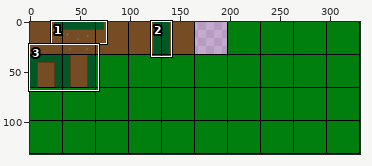
Sprite sheet -- src/assets/textures/Making Textures.png. Above: a wide view before the commit, with the close-up outlined.
Close-up. The starting point:
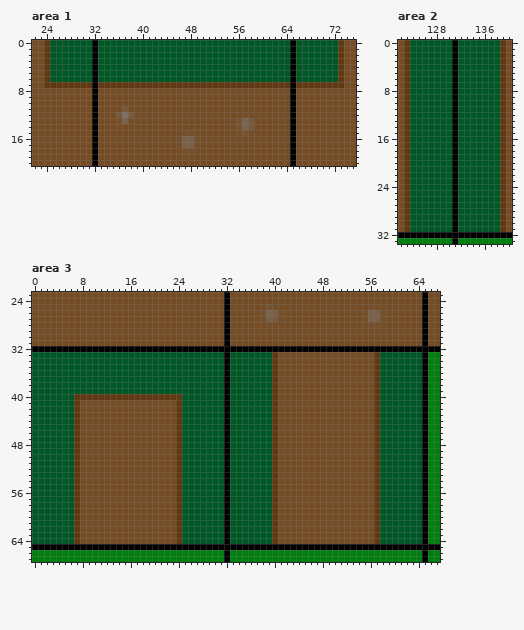
The file is 330x132 pixels. Colours within 5 levels of each other are drawn and written as one. Shown: area 1: x 22..75, y 0..20; area 2: x 122..140, y 0..33; area 3: x 0..67, y 23..67.
Once edited:
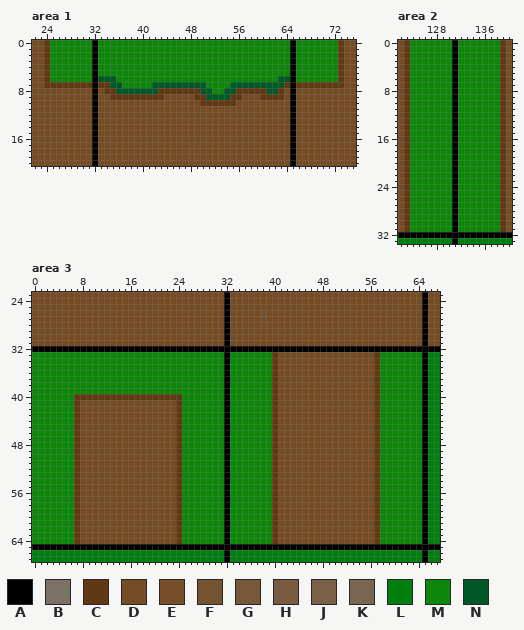
Palette (. is transparent): A #000000  B #7c7165  C #603913  D #754c24  E #754f2a  F #765330  G #77583a  H #785b40  J #796047  K #7a6550  L #007f0e  M #0c870a  N #005826
Changes in this commit:
Changed rows in their new state; - is an unchanged pixel.
Area 1:
first column x 25:
 0 MMMMMMM-MMMMMMMMMMMMMMMMMMMMMMMMMMMMMMMM-MMMMMMM
 1 MMMMMMM-MMMMMMMMMMMMMMMMMMMMMMMMMMMMMMMM-MMMMMMM
 2 MMMMMMM-MMMMMMMMMMMMMMMMMMMMMMMMMMMMMMMM-MMMMMMM
 3 MMMMMMM-MMMMMMMMMMMMMMMMMMMMMMMMMMMMMMMM-MMMMMMM
 4 MMMMMMM-MMMMMMMMMMMMMMMMMMMMMMMMMMMMMMMM-MMMMMMM
 5 MMMMMMM-MMMMMMMMMMMMMMMMMMMMMMMMMMMMMMMM-MMMMMMM
 6 MMMMMMM----MMMMMMMMMMMMMMMMMMMMMMMMMMM---MMMMMMM
 7 ----------NNMMMMMNNNNNNNNNMMMMNNNNNNNNN---------
 8 ---------CCNNNNNNNCCCCCCCNNMMNNCCCCCNNC---------
 9 ----------CCCCCCCCC-----CCNNNNCC---CCCC---------
10 -------------------------CCCCCC-----------------
11 ------------D-----------------------------------
12 -----------DDD------------------D---------------
13 -----------DDD-----------------DDD--------------
14 -------------------------------DDD--------------
15 ----------------------DD--------D---------------
16 ---------------------DDDD-----------------------
17 ---------------------DDDD-----------------------
18 ----------------------D-------------------------
Area 2:
first column x 124:
 0 MMMMMMM-MMMMMMM
 1 MMMMMMM-MMMMMMM
 2 MMMMMMM-MMMMMMM
 3 MMMMMMM-MMMMMMM
 4 MMMMMMM-MMMMMMM
 5 MMMMMMM-MMMMMMM
 6 MMMMMMM-MMMMMMM
 7 MMMMMMM-MMMMMMM
 8 MMMMMMM-MMMMMMM
 9 MMMMMMM-MMMMMMM
10 MMMMMMM-MMMMMMM
11 MMMMMMM-MMMMMMM
12 MMMMMMM-MMMMMMM
13 MMMMMMM-MMMMMMM
14 MMMMMMM-MMMMMMM
15 MMMMMMM-MMMMMMM
16 MMMMMMM-MMMMMMM
17 MMMMMMM-MMMMMMM
18 MMMMMMM-MMMMMMM
19 MMMMMMM-MMMMMMM
20 MMMMMMM-MMMMMMM
21 MMMMMMM-MMMMMMM
22 MMMMMMM-MMMMMMM
23 MMMMMMM-MMMMMMM
24 MMMMMMM-MMMMMMM
25 MMMMMMM-MMMMMMM
26 MMMMMMM-MMMMMMM
27 MMMMMMM-MMMMMMM
28 MMMMMMM-MMMMMMM
29 MMMMMMM-MMMMMMM
30 MMMMMMM-MMMMMMM
31 MMMMMMM-MMMMMMM
Area 3:
first column x 39:
25 DD---------------DD-
26 DDD-------------DDDD
27 DD--------------DDDD
28 -----------------DD-
first column x 0:
33 MMMMMMMMMMMMMMMMMMMMMMMMMMMMMMMM-MMMMMMM------------------MMMMMMM
34 MMMMMMMMMMMMMMMMMMMMMMMMMMMMMMMM-MMMMMMM------------------MMMMMMM
35 MMMMMMMMMMMMMMMMMMMMMMMMMMMMMMMM-MMMMMMM------------------MMMMMMM
36 MMMMMMMMMMMMMMMMMMMMMMMMMMMMMMMM-MMMMMMM------------------MMMMMMM
37 MMMMMMMMMMMMMMMMMMMMMMMMMMMMMMMM-MMMMMMM------------------MMMMMMM
38 MMMMMMMMMMMMMMMMMMMMMMMMMMMMMMMM-MMMMMMM------------------MMMMMMM
39 MMMMMMMMMMMMMMMMMMMMMMMMMMMMMMMM-MMMMMMM------------------MMMMMMM
40 MMMMMMM------------------MMMMMMM-MMMMMMM------------------MMMMMMM
41 MMMMMMM------------------MMMMMMM-MMMMMMM------------------MMMMMMM
42 MMMMMMM------------------MMMMMMM-MMMMMMM------------------MMMMMMM
43 MMMMMMM------------------MMMMMMM-MMMMMMM------------------MMMMMMM
44 MMMMMMM------------------MMMMMMM-MMMMMMM------------------MMMMMMM
45 MMMMMMM------------------MMMMMMM-MMMMMMM------------------MMMMMMM
46 MMMMMMM------------------MMMMMMM-MMMMMMM------------------MMMMMMM
47 MMMMMMM------------------MMMMMMM-MMMMMMM------------------MMMMMMM
48 MMMMMMM------------------MMMMMMM-MMMMMMM------------------MMMMMMM
49 MMMMMMM------------------MMMMMMM-MMMMMMM------------------MMMMMMM
50 MMMMMMM------------------MMMMMMM-MMMMMMM------------------MMMMMMM
51 MMMMMMM------------------MMMMMMM-MMMMMMM------------------MMMMMMM
52 MMMMMMM------------------MMMMMMM-MMMMMMM------------------MMMMMMM
53 MMMMMMM------------------MMMMMMM-MMMMMMM------------------MMMMMMM
54 MMMMMMM------------------MMMMMMM-MMMMMMM------------------MMMMMMM
55 MMMMMMM------------------MMMMMMM-MMMMMMM------------------MMMMMMM
56 MMMMMMM------------------MMMMMMM-MMMMMMM------------------MMMMMMM
57 MMMMMMM------------------MMMMMMM-MMMMMMM------------------MMMMMMM
58 MMMMMMM------------------MMMMMMM-MMMMMMM------------------MMMMMMM
59 MMMMMMM------------------MMMMMMM-MMMMMMM------------------MMMMMMM
60 MMMMMMM------------------MMMMMMM-MMMMMMM------------------MMMMMMM
61 MMMMMMM------------------MMMMMMM-MMMMMMM------------------MMMMMMM
62 MMMMMMM------------------MMMMMMM-MMMMMMM------------------MMMMMMM
63 MMMMMMM------------------MMMMMMM-MMMMMMM------------------MMMMMMM
64 MMMMMMM------------------MMMMMMM-MMMMMMM------------------MMMMMMM
Where, in picture pixels (left, top, right, bottom), the same in both close-ups:
changed: (50, 40, 338, 154)
changed: (410, 40, 500, 232)
changed: (266, 304, 284, 322)
changed: (362, 304, 386, 328)
changed: (32, 352, 272, 544)
changed: (380, 352, 422, 544)
